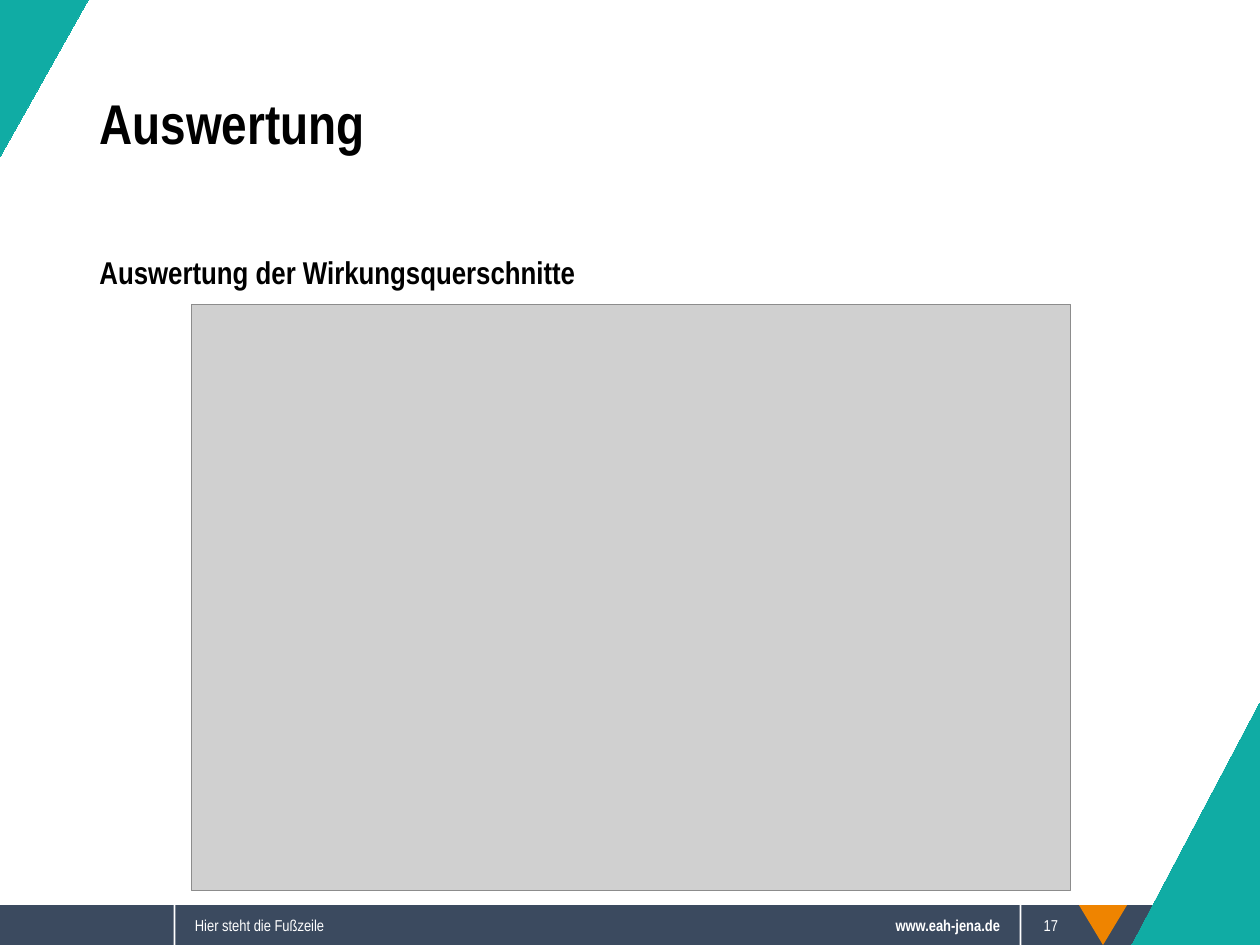
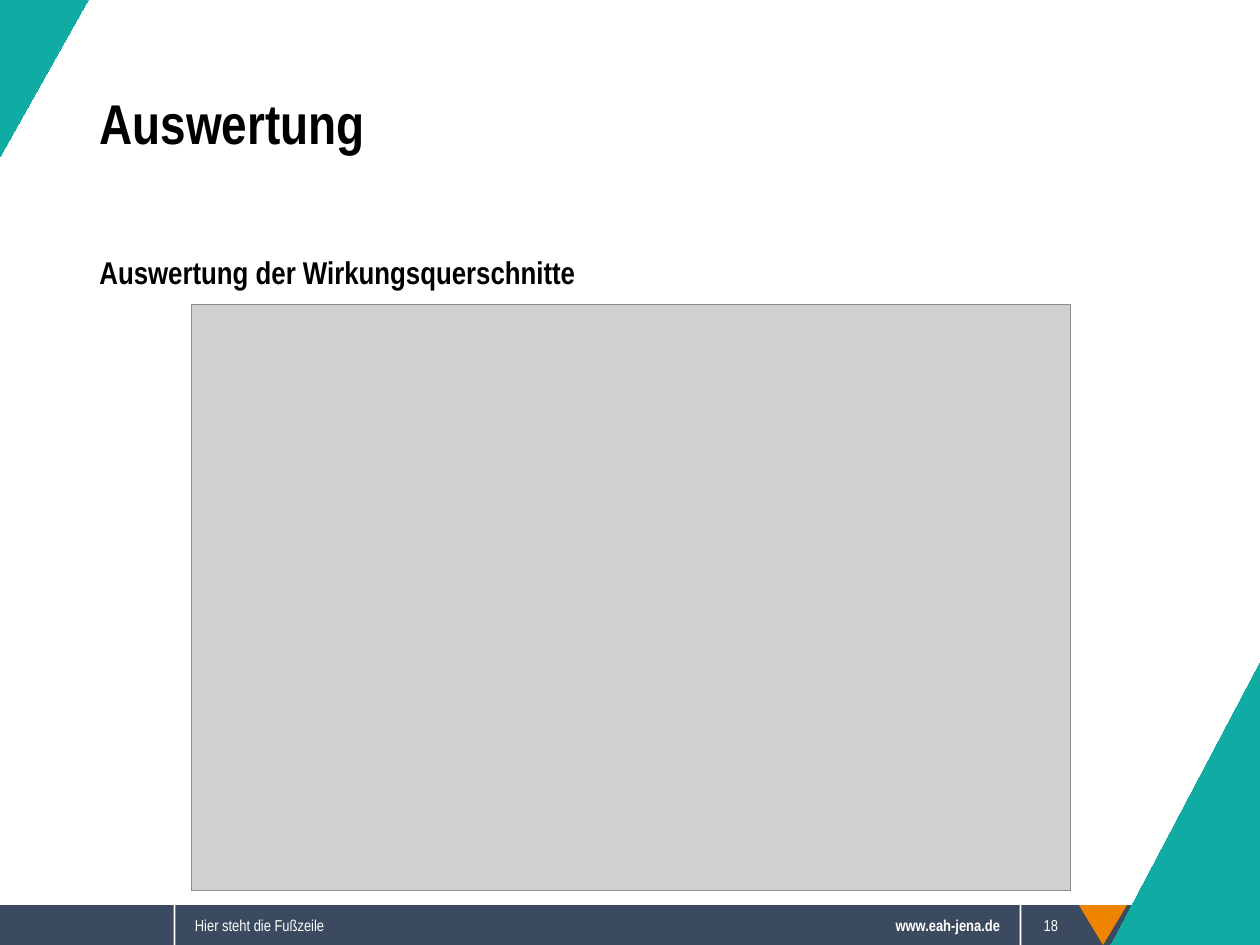
Before and after one commit to Sappy5053/Komplexpraktikum, a slide deck: slide 18 of Präsentation.odp (slide 17 before the commit). Drawn at 1260x945 pixels with LibreOffice and Linux fonts; fonts in the diff are those of the drawing; grey boxes stand for pictures; background and template pictures are left out. Boxes give left, top, right and bottom in pixels: in the first picture for what was removed or moved away, otherwise in the second. Text is boxed around its words. In the diff, an @@ line names an element or a change of style, - is before the commit and + after.

```diff
--- a/Präsentation.odp
+++ b/Präsentation.odp
@@ right triangle added at (1111,664,1260,945), fill #10ACA4, outline #10ACA4 0 pt @@
@@ page number at (1044,920,1058,931): text changed @@
-17
+18
```
Also in this commit, not shown: 4 other slides changed, 2 slides added, 2 slides removed, 2 other files.
